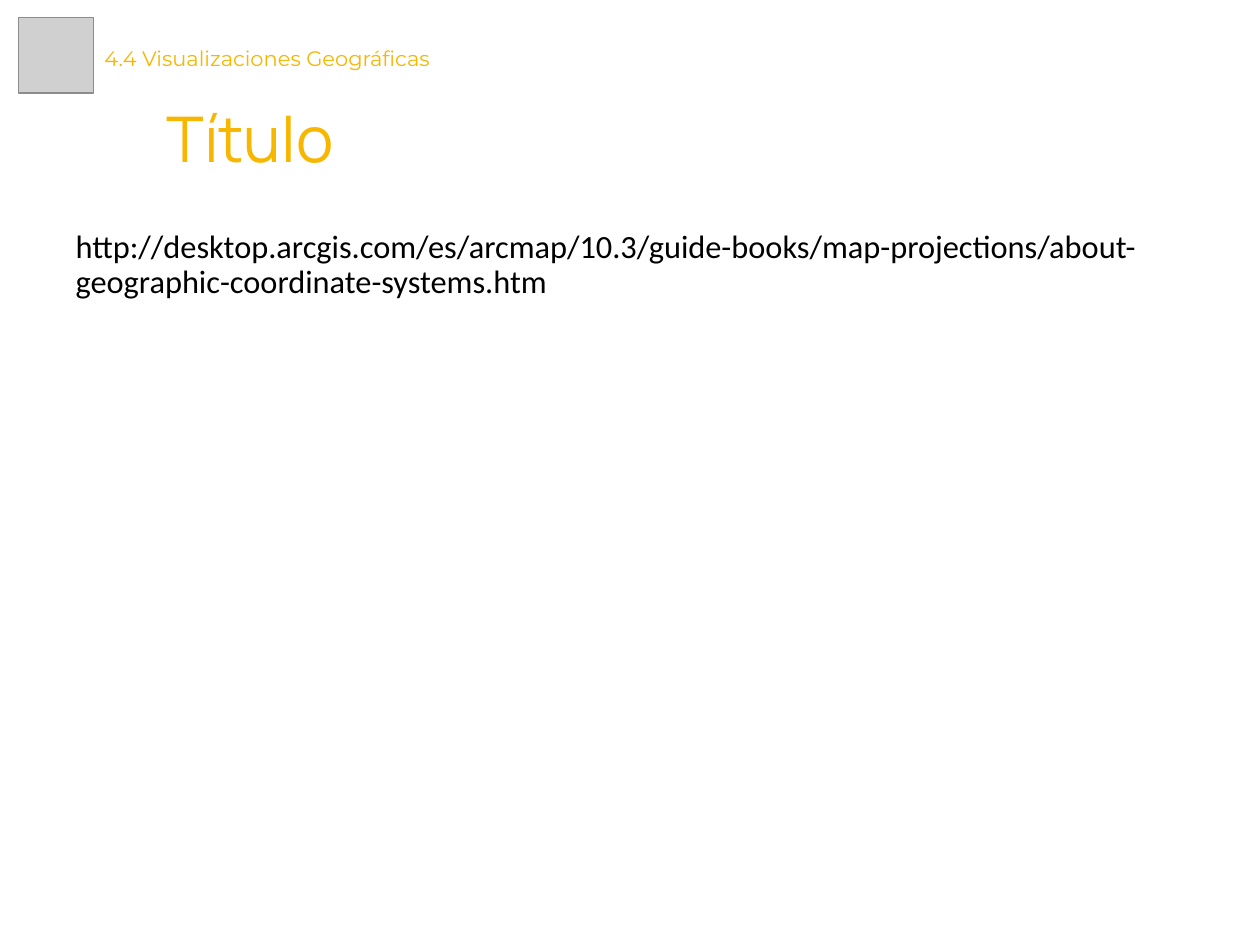
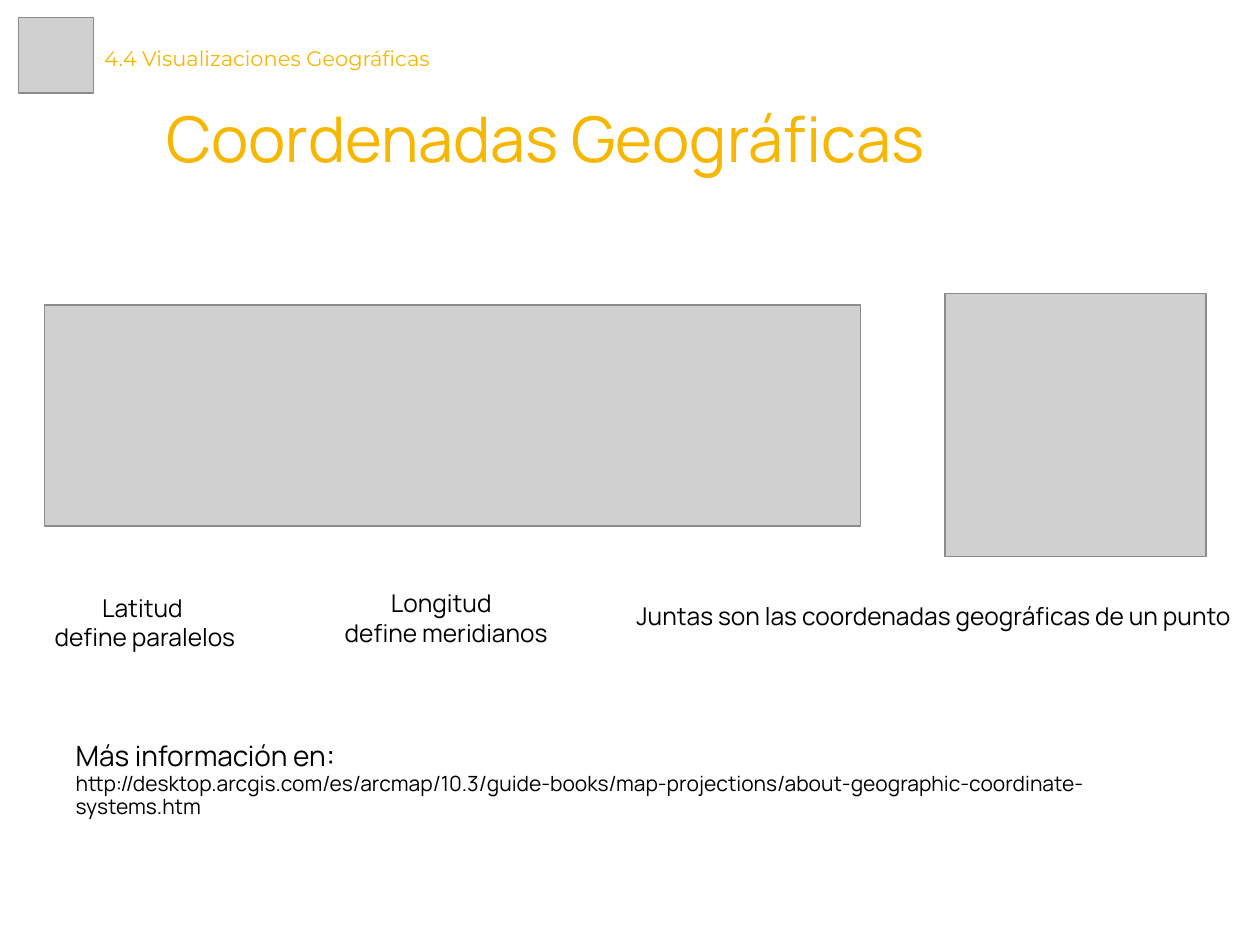
Before and after one commit to Laboratoria/curriculum, a slide deck: slide 2 of 18-data-visualization/Contenido Semana 2/4.4. Presentación - Visualizaciones Geográficas.pptx. Drawn at 1260x945 pixels with LibreOffice and Linux fonts; fonts in the diff are those of the drawing; grey boxes stand for pictures. Boxes give left, top, right and bottom in pixels: in the first picture for what was removed or moved away, otherwise in the second. Text is boxed around its words. In the diff, an @@ line names an element or a change of style, - is before the commit and + after.

```diff
--- a/18-data-visualization/Contenido Semana 2/4.4. Presentación - Visualizaciones Geográficas.pptx
+++ b/18-data-visualization/Contenido Semana 2/4.4. Presentación - Visualizaciones Geográficas.pptx
@@ text at <box>166,113,925,178</box>: text changed @@
-Título
+Coordenadas Geográficas
@@ picture added at <box>945,294,1206,556</box> @@
@@ picture added at <box>44,305,861,525</box> @@
@@ text added at <box>55,599,235,652</box>, 14 pt, text #000000 @@
+Latitud
+define paralelos
@@ text added at <box>345,594,547,643</box>, 14 pt, text #000000 @@
+Longitud
+define meridianos
@@ text added at <box>636,606,1230,632</box>, 14 pt, text #000000 @@
+Juntas son las coordenadas geográficas de un punto
@@ text "Más información en:": place and size @@
-text "Más información en:" at <box>76,235,1136,299</box>
+text "Más información en:" at <box>76,744,1084,819</box>
@@ text at <box>76,744,326,767</box>: paragraph added @@
+Más información en:
@@ text at <box>76,775,1084,819</box>: size 18.5 to 12 pt, font Calibri to Manrope in "http://desktop.arcgis.com/es/arcmap/10.3/guide-books/map-pro ..." @@
```
Also in this commit, not shown: 2 slides added, 8 other files.
